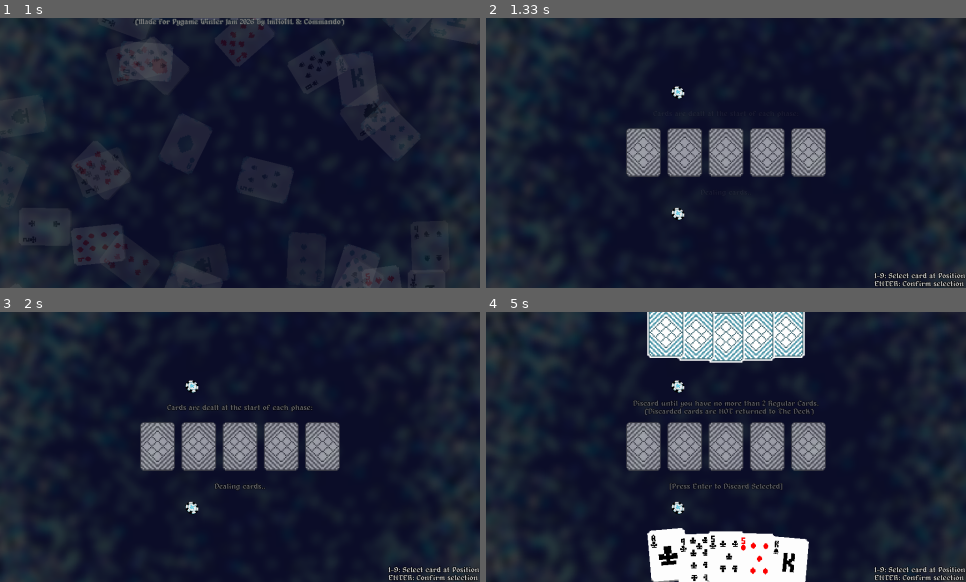
Above: before the commit, frames 1-4 (two rows, left to right).
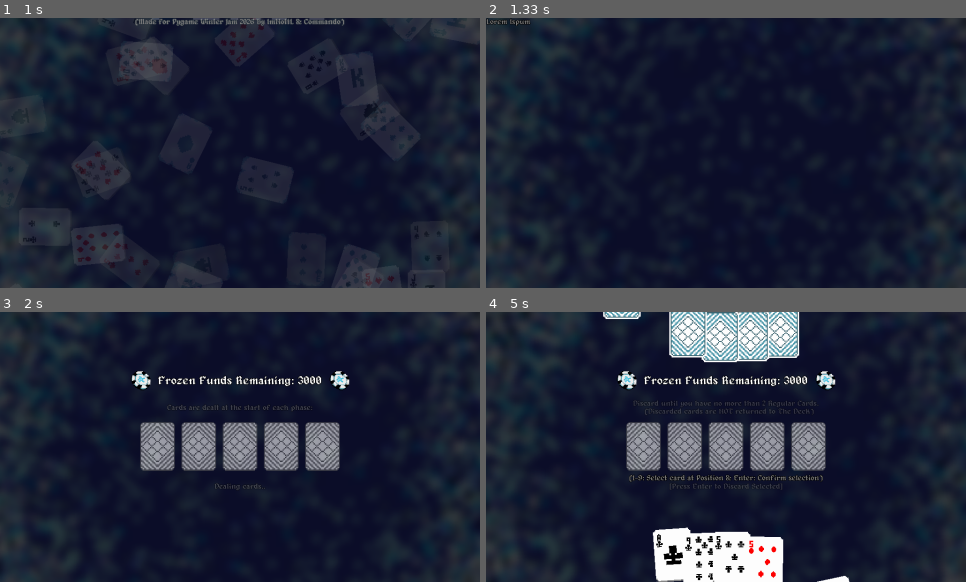
Above: after the commit, the same moments.

Repository: Lucas-Platt-Nott/pygame-winter-jam-2026
Game: pygame game, started from main.py
Two runs of this game, one before a commit and one after it. Both use one fixed random seed, a clock stepped at 60 frames per second and the inputs below.
Inputs (mouse positions are in pixels of both pictures, inside the frame that each line leads up to):
- Up to frame 1 (1 s): tap Enter at 0.33 s
- Up to frame 2 (1.33 s): click (898, 247) at 1.22 s
- Up to frame 3 (2 s): tap Enter at 1.5 s; hold 1 from 1.83 s (still down); hold Up from 1.83 s (still down); move the mouse to (244, 474) at 1.87 s
- Up to frame 4 (5 s): release 1 at 2.3 s; release Up at 2.3 s; hold Down 2.83-3.3 s; move the mouse to (850, 490) at 2.87 s; tap Enter at 2.98 s; tap 1 at 4.83 s

Frame 1 is identical in both runs. In frame 2, 7.2% of the frame differs, in the area x 0-100%, y 0-100%; in frame 3, 1.7%; in frame 4, 9.7%, in the area x 24-100%, y 0-100%.

Commit message:
Added Introductory placeholder text

Diff:
--- a/assets.py
+++ b/assets.py
@@ -46,6 +46,7 @@
 pygame.font.init()
 alagard_large = pygame.Font("assets/fonts/alagard.ttf", 128)
 alagard = pygame.Font("assets/fonts/alagard.ttf", 64)
+alagard_medium = pygame.Font("assets/fonts/alagard.ttf", 24)
 alagard_small = pygame.Font("assets/fonts/alagard.ttf", 16)
 
 # Load text
@@ -78,7 +79,8 @@
 Images.register_image(render_outlined(alagard_small, "[Press Enter to Submit Selected Hand]", (125, 125, 125), (1, 1, 1), 1), "HAND_SELECTION_bot")
 
 # Keybind prompt(s)
-Images.register_image(render_outlined(alagard_small, "1-9: Select card at Position\nENTER: Confirm selection", (200, 200, 200), (1, 1, 1), 1), "input_prompt")
+Images.register_image(render_outlined(alagard_small, "(1-9: Select card at Position & Enter: Confirm selection)", (125, 125, 125), (1, 1, 1), 1), "input_prompt")
+Images.register_image(render_outlined(alagard_small, "Lorem Ispum", (125, 125, 125), (1, 1, 1), 1), "intro_text")
 
 # Load images
 poker_background = pygame.transform.scale(
--- a/scenes/poker.py
+++ b/scenes/poker.py
@@ -6,7 +6,7 @@
 from assets import Images, Sounds
 from core import SceneManager, Scene
 from config import *
-from systems import PokerSystem, PokerRenderer, PokerPlayer, Player
+from systems import PokerSystem, PokerRenderer, PokerPlayer, Player, PhaseState
 
 # Poker Class
 class Poker(Scene):
@@ -14,22 +14,41 @@
         self.scene_manager = scene_manager
         self.player = player
 
+        self.loading = False
         self.system = PokerSystem(self.player, PokerPlayer())
+        self.preamble = Images.get_image("intro_text")
         self.renderer = PokerRenderer()
 
     def start(self) -> None:
+        self.loading = True
         self.player.reset()
         self.system = PokerSystem(self.player, PokerPlayer())
 
         Sounds.get_sound("background_music").play(-1, -1, 5000)
-
+        self.renderer.update_balance_text(self.system)
 
     def handle_event(self, event: pygame.Event) -> None:
+        if self.loading:
+            if event.type == KEYDOWN and event.dict["key"] == K_RETURN:
+                self.loading = False
+
+            return
+
         self.system.handle_event(event)
 
     def update(self, delta_time: float) -> None:
+        if self.loading:
+            return
+
+        if self.system.state["phase"] == PhaseState.BET:
+            self.renderer.update_balance_text(self.system)
+
         self.system.update(delta_time)
         self.renderer.update(delta_time, self.system)
 
     def draw(self, surface: pygame.Surface) -> None:
+        if self.loading:
+            surface.blit(self.preamble, (0, 0))
+            return
+
         self.renderer.draw(surface, self.system)
--- a/systems/poker_player.py
+++ b/systems/poker_player.py
@@ -10,8 +10,6 @@
 class PokerPlayer:
     def __init__(self) -> None:
         self._hand = Hand((0, -CARD_SIZE[1] * 0.5), True, True)
-        self.freezes = 0
-        self.chips = 0
         self.time_elapsed = 0
         self.cards_to_draw = 0
         self.draw_interval = 0.6
--- a/systems/poker_renderer.py
+++ b/systems/poker_renderer.py
@@ -1,7 +1,7 @@
 import pygame
 import math
 from config import *
-from assets import Images, render_outlined, alagard_small
+from assets import Images, render_outlined, alagard_medium
 from systems import PokerSystem, PhaseState, RoundState
 
 class PokerRenderer:
@@ -11,14 +11,12 @@
         self.bot_prompt = pygame.Surface((0, 0))
         self.alpha = 0
         self.time_elapsed = 0
-        self.chip_image = Images.get_image("chip")
+        self.chip_image = pygame.transform.scale_by(Images.get_image("chip"), 3/2)
 
-        self.player_balance = pygame.Surface((0, 0))
-        self.opponent_balance = pygame.Surface((0, 0))
+        self.pot = pygame.Surface((0, 0))
 
     def update_balance_text(self, system: PokerSystem) -> None:
-        self.player_balance = render_outlined(alagard_small, f"Chips: {system.player.chips}", (255, 255, 255), (0, 0, 0), 1)
-        self.opponent_balance = render_outlined(alagard_small, f"Chips: {system.opponent.chips}", (255, 255, 255), (0, 0, 0), 1)
+        self.pot_balance = render_outlined(alagard_medium, f"Frozen Funds Remaining: {system.pot_chips}", (255, 255, 255), (0, 0, 0), 1)
 
     def update(self, delta_time: float, system: PokerSystem) -> None:
         phase = system.state["phase"]
@@ -32,12 +30,12 @@
         elif self.alpha < 255:
             self.alpha = min(self.alpha + 255 * delta_time, 255)
             self.top_prompt = Images.get_image(f"{phase_name}_top")
+            self.bot_prompt = Images.get_image(f"{phase_name}_bot")
 
             if phase == PhaseState.DISCARD and system.state["round"] == RoundState.PRE_FLOP:
                 self.top_prompt = Images.get_image(f"{phase_name}_top_preflop")
 
             self.top_prompt.set_alpha(self.alpha)
-            self.bot_prompt = Images.get_image(f"{phase_name}_bot")
             self.bot_prompt.set_alpha(self.alpha)
 
         elif self.current_phase in [PhaseState.DISCARD, PhaseState.FREEZE]:
@@ -57,22 +55,21 @@
         toprect.center = (SCREEN_SIZE[0] // 2, SCREEN_SIZE[1] // 2 - CARD_SIZE[1] * 0.75)
         botrect.center = (SCREEN_SIZE[0] // 2, SCREEN_SIZE[1] // 2 + CARD_SIZE[1] * 0.75)
 
-        if system.tutorial_enabled:
-            surface.blit(self.top_prompt, toprect)
+        if system.tutorial_enabled and system.state["phase"] in [PhaseState.DISCARD, PhaseState.FREEZE, PhaseState.HAND_SELECTION]:
             prompt = Images.get_image("input_prompt")
             prect = prompt.get_rect()
-            prect.bottomright = (SCREEN_SIZE[0], SCREEN_SIZE[1])
+            prect.center = (SCREEN_SIZE[0] // 2, SCREEN_SIZE[1] // 2 + CARD_SIZE[1] * 0.59)
             surface.blit(prompt, prect)
 
+        surface.blit(self.top_prompt, toprect)
         surface.blit(self.bot_prompt, botrect)
 
+        # Opponent balance
+        surface.blit(self.chip_image, (SCREEN_SIZE[0] * 0.465 - self.chip_image.height // 2 - self.pot_balance.width // 2, SCREEN_SIZE[1] * 0.215))
+        surface.blit(self.pot_balance, (SCREEN_SIZE[0] * 0.465 - self.chip_image.height // 2 - self.pot_balance.width // 2 + self.chip_image.width * 1.25, SCREEN_SIZE[1] * 0.215 + self.pot_balance.height // 2))
+        surface.blit(self.chip_image, (SCREEN_SIZE[0] * 0.465 - self.chip_image.height // 2 - self.pot_balance.width // 2 + self.chip_image.width * 1.5 + self.pot_balance.width, SCREEN_SIZE[1] * 0.215))
+
         # Player balance
-        surface.blit(self.chip_image, (SCREEN_SIZE[0] * 0.4 - self.chip_image.height // 2, SCREEN_SIZE[1] * 0.25))
-        surface.blit(self.player_balance, (SCREEN_SIZE[0] * 0.4 - self.chip_image.height // 2, SCREEN_SIZE[1] * 0.25))
-
-        # Opponent balance
-        surface.blit(self.chip_image, (SCREEN_SIZE[0] * 0.4 - self.chip_image.width // 2, SCREEN_SIZE[1] * 0.7))
-        surface.blit(self.opponent_balance, (SCREEN_SIZE[0] * 0.4 - self.chip_image.width // 2, SCREEN_SIZE[1] * 0.7))
 
         player_hand.draw(surface)
         other_hand.draw(surface)
--- a/systems/poker_system.py
+++ b/systems/poker_system.py
@@ -39,6 +39,7 @@
         self.player = player
         self.opponent = opponent
         self.to_discard = 0
+        self.pot_chips = 3000
         self.calculator = HandCalculator()
 
         self.state = {
@@ -52,7 +53,7 @@
             self.player.hand.handle_click(event)
 
             if self.state["phase"] == PhaseState.FREEZE and len(selected) == 1 and len(self.player.hand.get_selected_cards()) != 0:
-                self.player.hand.select(self.player.hand.cards.index(selected[0]))
+                    self.player.hand.select(self.player.hand.cards.index(selected[0]))
 
             elif self.state["phase"] == PhaseState.DISCARD and len(selected) >= self.to_discard:
                 self.player.hand.select(self.player.hand.cards.index(selected[0]))
@@ -101,8 +102,12 @@
                     if self.player.hand.cards[index].selected:
                         pass
 
-                    elif self.state["phase"] == PhaseState.FREEZE and len(selected) == 1 and len(self.player.hand.get_selected_cards()) != 0:
-                        self.player.hand.select(self.player.hand.cards.index(selected[0]))
+                    elif self.state["phase"] == PhaseState.FREEZE:
+                        if self.player.hand.cards[index].type == "frozen":
+                            return
+
+                        elif len(selected) == 1 and len(self.player.hand.get_selected_cards()) != 0:
+                            self.player.hand.select(self.player.hand.cards.index(selected[0]))
 
                     elif self.state["phase"] == PhaseState.DISCARD and len(selected) >= self.to_discard:
                         self.player.hand.select(self.player.hand.cards.index(selected[0]))
@@ -111,6 +116,14 @@
                         self.player.hand.select(self.player.hand.cards.index(selected[0]))
 
                     self.player.hand.select(index)
+
+            elif key == K_UP:
+                if self.state["phase"] == PhaseState.BET:
+                    pass
+
+            elif key == K_DOWN:
+                if self.state["phase"] == PhaseState.BET:
+                    pass
 
     # PRE-FLOP
     def update_preflop(self, delta_time: float) -> None:
@@ -136,7 +149,9 @@
             self.state["round"] = RoundState.FLOP
 
             for i in range(3):
-                self.community_cards.add(self.deck.draw_card())
+                card = self.deck.draw_card()
+                card.type = random.choice(["frozen", "default", "default", "default", "default", "default"])
+                self.community_cards.add(card)
 
     # FLOP / RIVER / TURN
     def update_round(self, delta_time: float) -> None:
@@ -170,7 +185,9 @@
                 self.state["round"] = RoundState.SHOWDOWN
                 self.state["phase"] = PhaseState.HAND_SELECTION
 
-            self.community_cards.add(self.deck.draw_card())
+            card = self.deck.draw_card()
+            card.type = random.choice(["frozen", "default", "default", "default", "default", "default"])
+            self.community_cards.add(card)
 
     # SHOWDOWN
     def update_showdown(self, delta_time: float) -> None:
